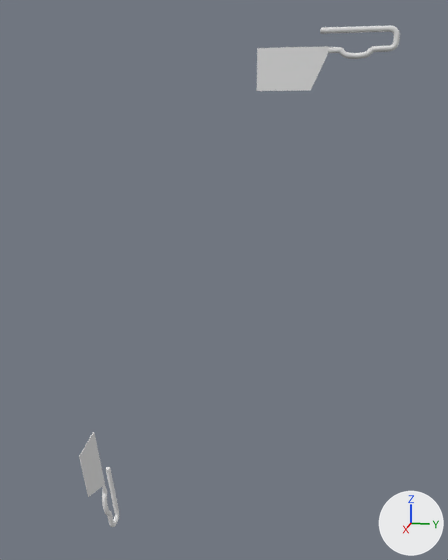
Two versions of the Blender file dev/blender/c172p-control-lock.blend, one commit apart.
Before and after are seen from a 50 mm camera at (0.234, -0.219, -0.212) aimed at (-0.284, -0.323, -0.341). Every picture has the same lights, and +X, +Y and +Z are marked at lower right.

In view in the first picture: 'ControlLock-pocket', 'ControlLock-yoke'.
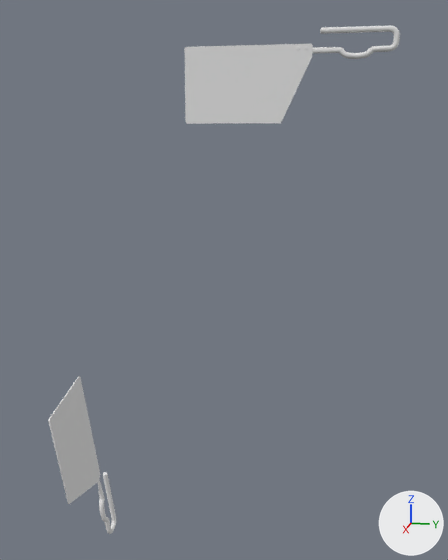
Where the newer file only moved an object's origin or applied its transform, the numbers keep the older frame.

Edits to the scene script, one JSON object a line:
```json
{"block": "me_controllock_001", "where": "# used by ob_controllock_pocket; location = (-0.2871, -0.4498, -0.5634); rotation_euler = (-1.396, -0.0576, 1.571), in degrees (-80, -3.3, 90)"}
{"op": "remove", "block": "me_controllock_001", "code": "me_controllock_001.from_pydata(...)  # 907 vertices, 920 faces; spans x -0.0025..0.0025, y -0.0614..0.0614, z -0.0262..0.0262"}
{"op": "add", "block": "me_controllock_001", "code": "me_controllock_001.from_pydata(...)  # 907 vertices, 920 faces; spans x -0.0013..0.0042, y -0.1309..0.0589, z -0.066..0.0151"}
{"block": "me_controllock_001", "change": "me_controllock_001 part 1: the loose piece of 40 vertices spanning x -0.0003..0.0003, y -0.0614..0.0015, z -0.0262..0.0106 is multiplied about its middle by the matrix ((1.846, -0.006, -0.033), (0.006, 1.847, -0.002), (0.033, 0.002, 1.846)), then moved by (0.0024, -0.0429, -0.0242)"}
{"block": "me_controllock_001", "change": "me_controllock_001 part 2: 641 of 907 vertices moved; they spanned x -0.0025..0.0025, y -0.0058..0.0614, z -0.0004..0.0262 and now span x -0.0013..0.0042, y -0.0157..0.0589, z -0.0116..0.0151; mean shift (0.0015, -0.0028, -0.0111); largest move (0.0, 0.001, 0.0052) -> (0.0017, -0.0157, -0.006)"}
{"block": "me_controllock", "where": "me_controllock.from_pydata(...)  # 907 vertices, 920 faces; spans x -0.0028..0.0022, y -0.0869..0.0358, z -0.0499..0.0025"}
{"block": "me_controllock", "where": "# used by ob_controllock_yoke; location = (-0.35, -0.219, -0.13)"}
{"block": "me_controllock", "change": "me_controllock part 3: the loose piece of 40 vertices spanning x -0.0006..0.0, y -0.0869..-0.024, z -0.0499..-0.0131 is multiplied about its middle by the matrix ((1.847, 0.0, 0.0), (0.0, 1.847, 0.0), (0.0, 0.0, 1.847)), then moved by (0.0, -0.0404, -0.013)"}
{"block": "me_controllock", "change": "me_controllock part 4: all 16 vertices in x -0.0003..-0.0002, y -0.0245, z -0.0187..-0.0137 are moved by (0.0, -0.0142, 0.0)"}
```

Location of each change, (x1, y1, x2, y2) in pixels of the pictures (448 x 560 px; the box of a moved part takes in the faces that stretch with it):
```json
{"object": "ControlLock-yoke", "change": "reshaped", "before": [257, 25, 400, 91], "after": [184, 25, 400, 124], "on screen": "51% wider, 49% taller"}
{"object": "ControlLock-pocket", "change": "reshaped", "before": [79, 432, 119, 527], "after": [48, 376, 116, 534], "on screen": "68% wider, 66% taller"}
{"part": 1, "of": "me_controllock_001", "change": "moved or reshaped", "before": [79, 432, 105, 497], "after": [48, 376, 101, 504]}
{"part": 2, "of": "me_controllock_001", "change": "moved or reshaped", "before": [102, 467, 119, 527], "after": [98, 472, 116, 534]}
{"part": 3, "of": "me_controllock", "change": "moved or reshaped", "before": [257, 46, 328, 91], "after": [184, 44, 313, 124]}
{"part": 4, "of": "me_controllock", "change": "moved or reshaped", "before": [328, 47, 339, 53], "after": [312, 47, 339, 53]}
```
